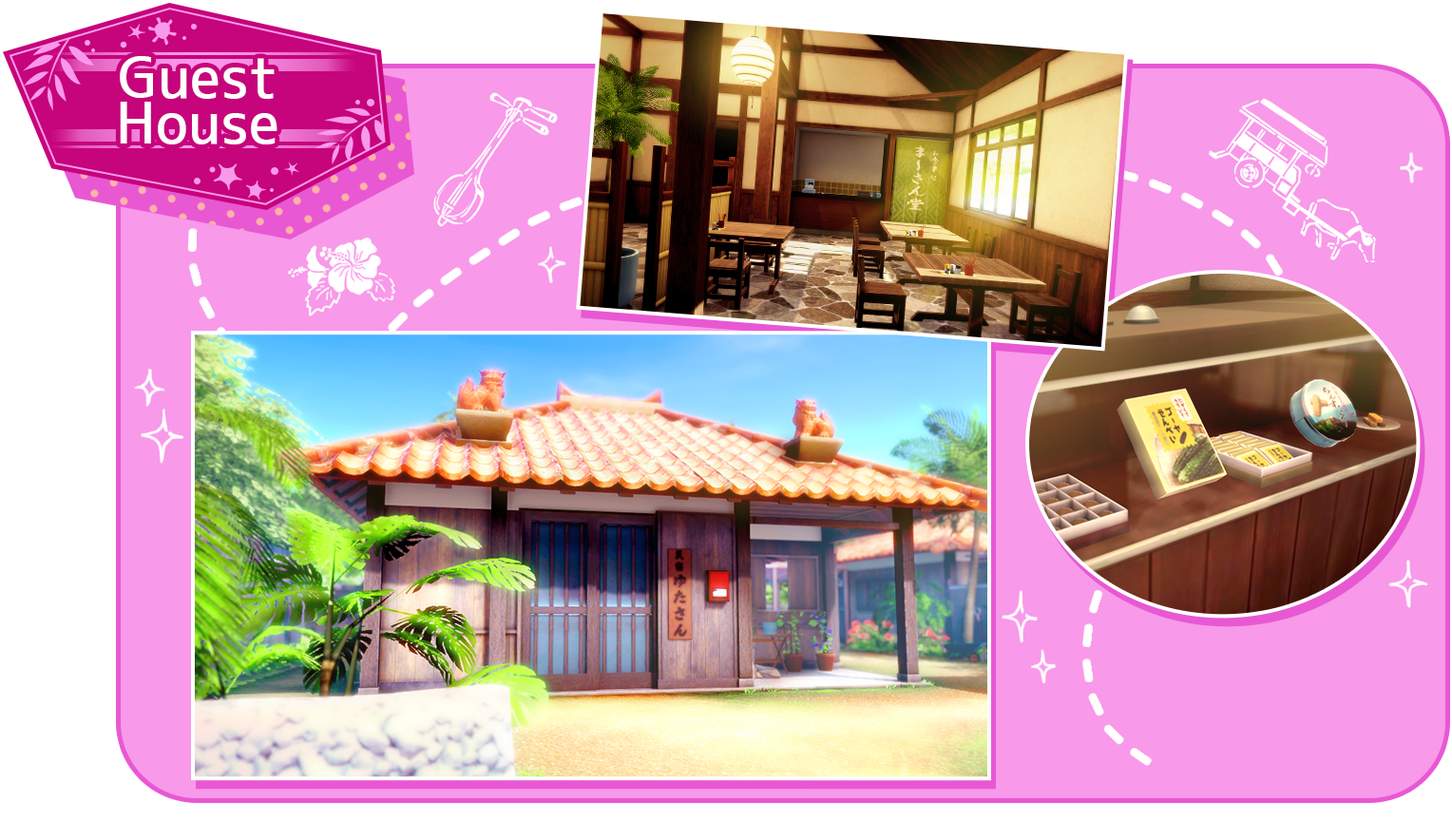
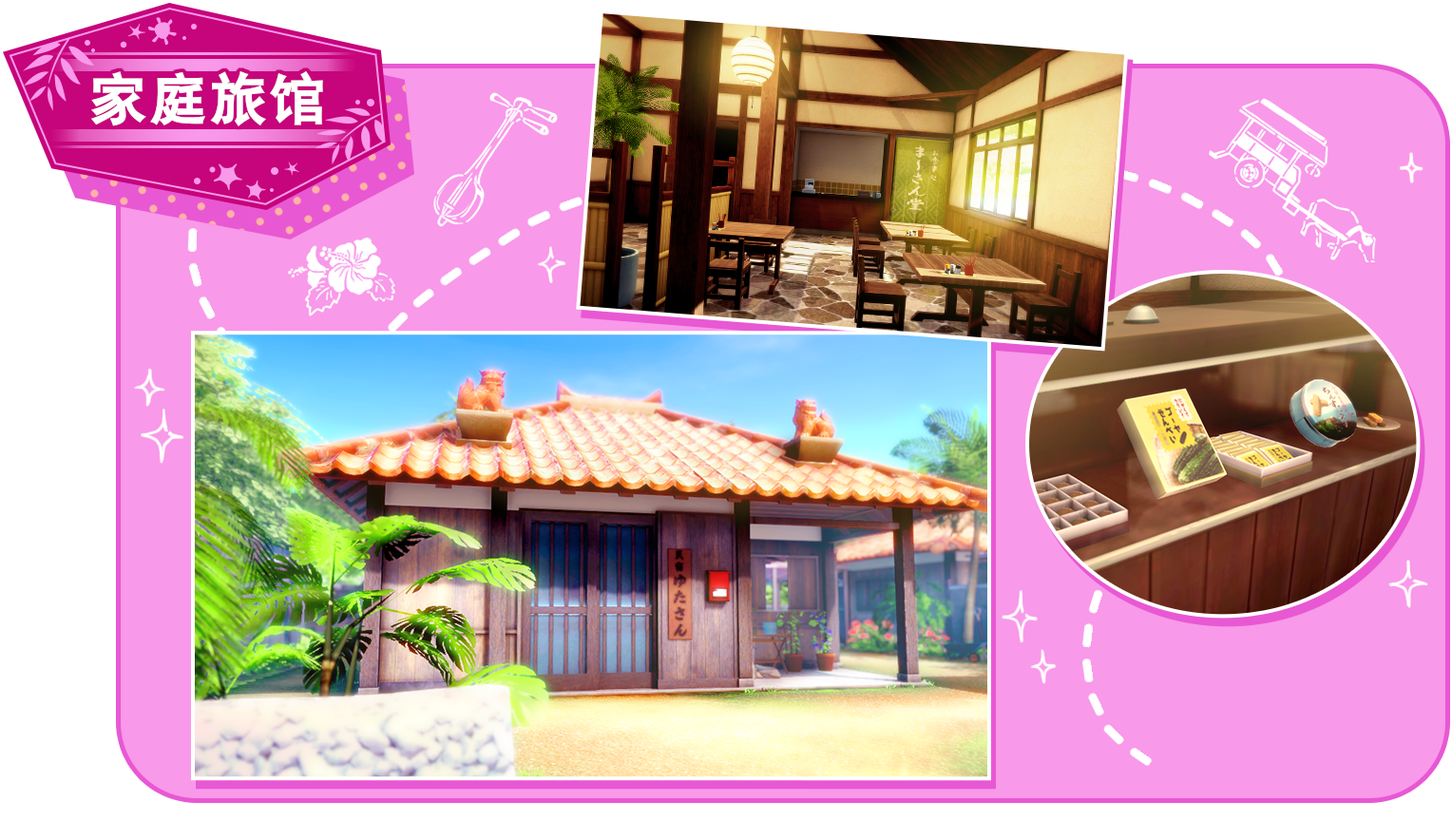
Two versions of the same layered image (1452×821). Layer-by-layer changes:
removed layer "Guest House" from group "Text" over [119, 56, 278, 145]
added layer "家庭旅馆" in group "Text" over [91, 71, 323, 127]
added layer "家庭旅馆bg" in group "Text" over [91, 66, 326, 131]
